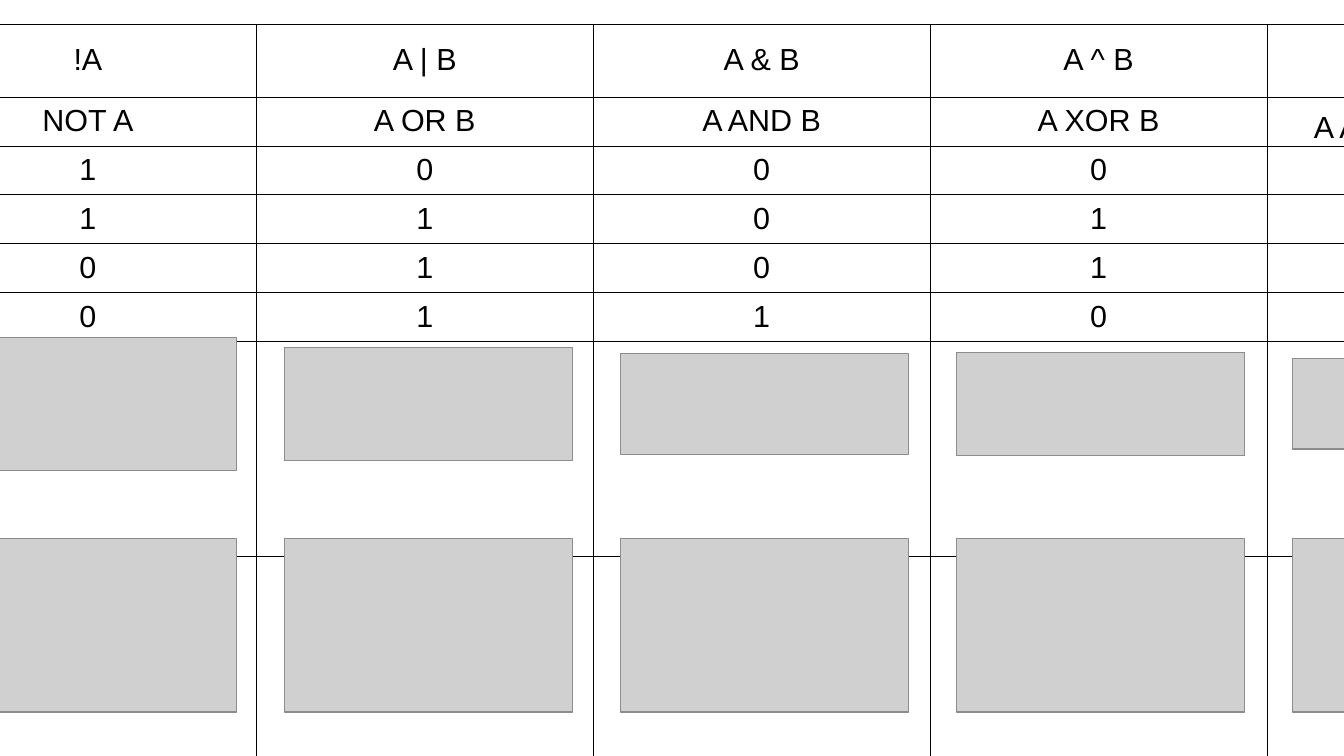
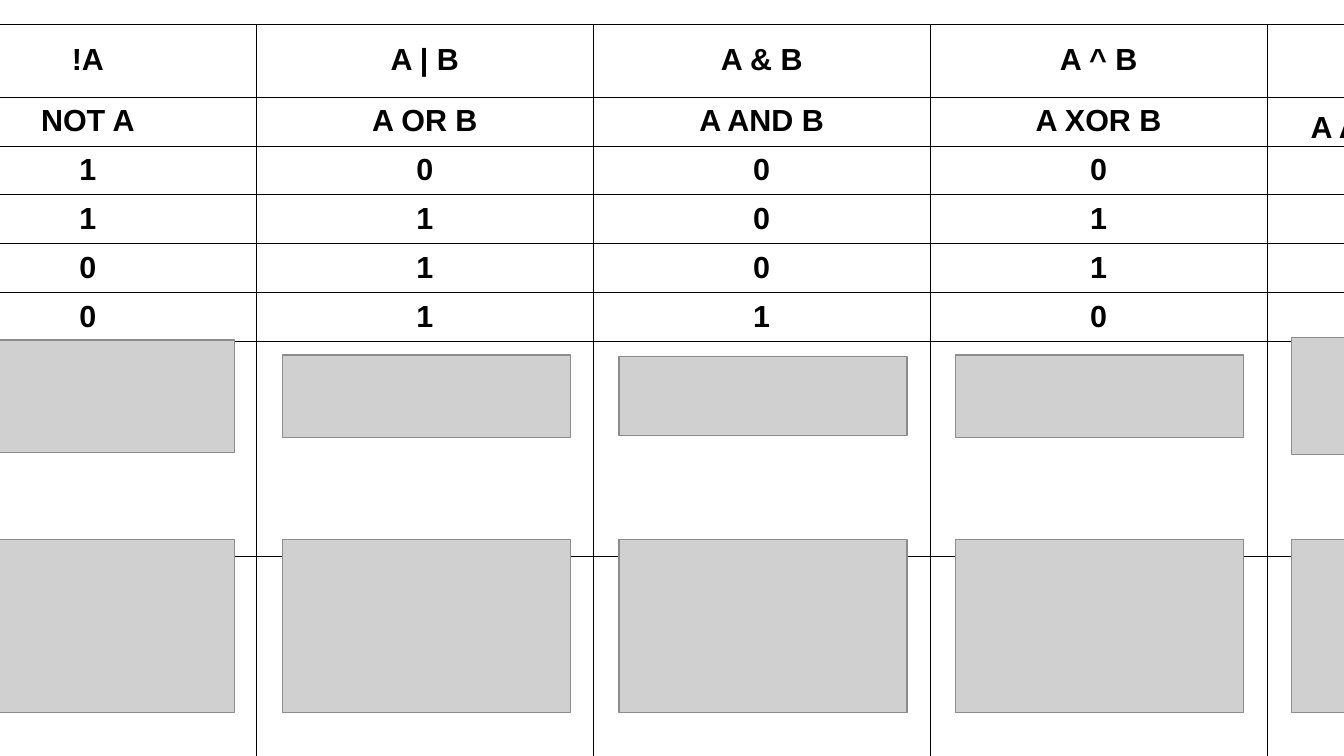
Before and after one commit to oneleo/golang-cht, a slide deck: slide 18 of images/images.odp (slide 17 before the commit). Drawn at 1344x756 pixels with LibreOffice and Linux fonts; fonts in the diff are those of the drawing; grey boxes stand for pictures. Boxes give left, top, right and bottom in pixels: in the first picture for what was removed or moved away, otherwise in the second. Text is boxed around its words. In the diff, an @@ line names an element or a change of style, - is before the commit and + after.

```diff
--- a/images/images.odp
+++ b/images/images.odp
@@ table at [0, 24, 1344, 733] @@
@@ bold on @@
@@ picture: place and size @@
-picture at [0, 338, 237, 471]
+picture at [0, 340, 234, 452]
@@ picture: place and size @@
-picture at [284, 348, 572, 461]
+picture at [283, 355, 571, 437]
@@ picture: place and size @@
-picture at [621, 354, 909, 455]
+picture at [620, 357, 907, 437]
@@ picture: place and size @@
-picture at [956, 352, 1244, 455]
+picture at [956, 355, 1244, 437]
@@ picture: place and size @@
-picture at [1293, 359, 1344, 449]
+picture at [1293, 338, 1344, 455]
```
Also in this commit, not shown: 5 other slides changed, 1 slide added.
